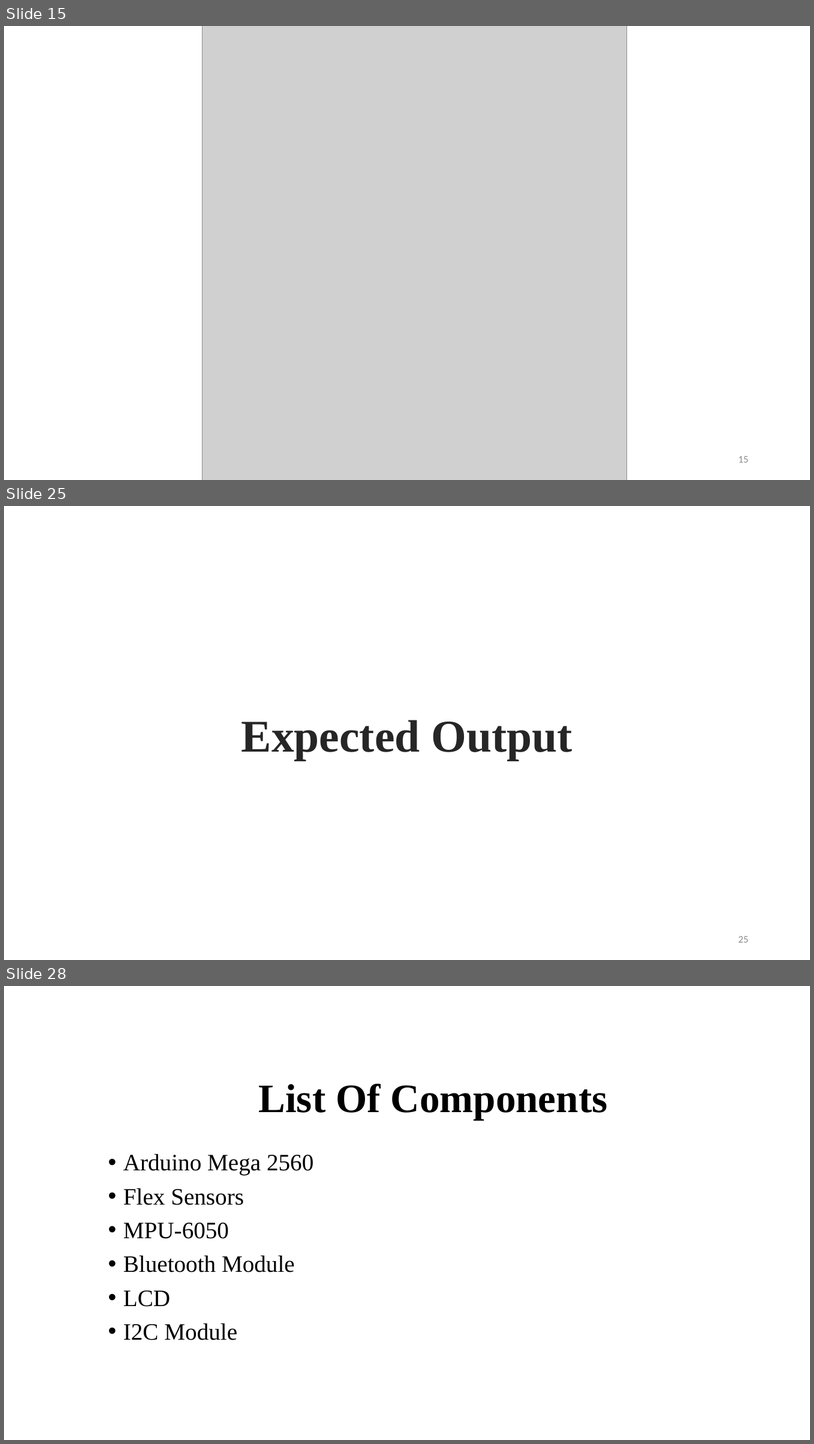
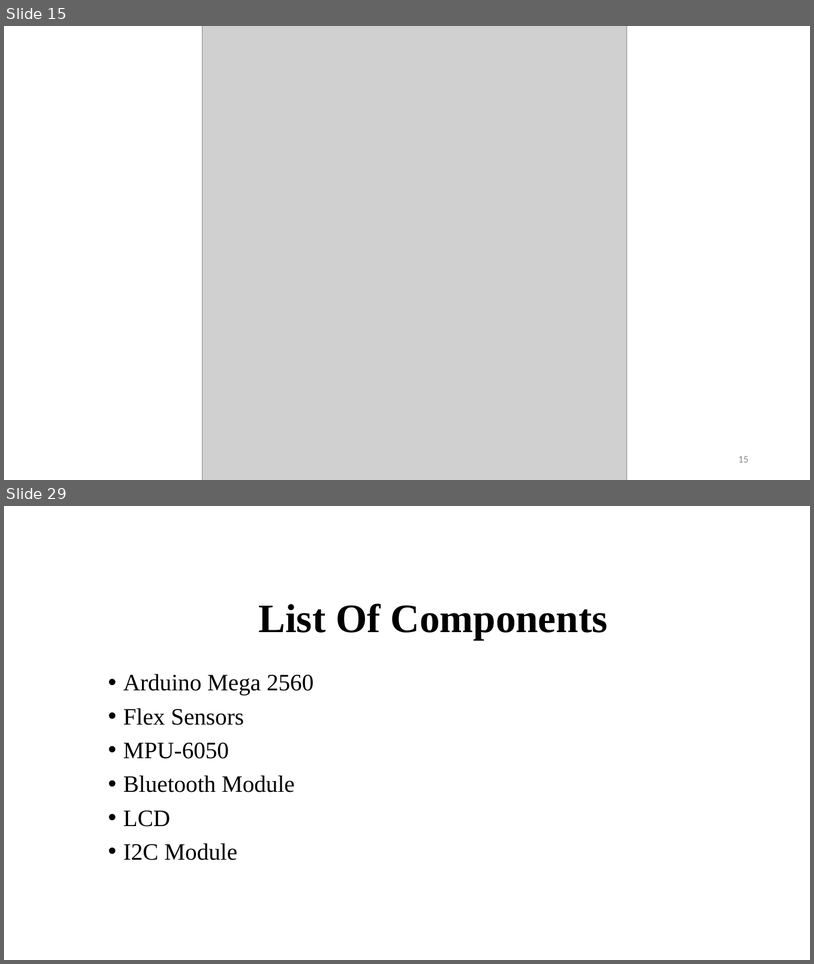
Before and after one commit to BipinGodar/ProjectReport, a slide deck: Smart Gloves using Flex Sensor.pptx. Shown one above the other, each under a label of ours: slides 15, 25 and 28 before the commit, slides 15 and 29 after it; the slides between them are not shown. The pictures are 814x1444 and 814x964 pixels, drawn with LibreOffice and Linux fonts; fonts in the diff are those of the drawing; grey boxes stand for pictures. Boxes give left, top, right and bottom in pixels: in the first picture for what was removed or moved away, otherwise in the second. Text is boxed around its words. In the diff, an @@ line names an element or a change of style, - is before the commit and + after.

```diff
--- a/Smart Gloves using Flex Sensor.pptx
+++ b/Smart Gloves using Flex Sensor.pptx
@@ slide 25 removed at box(4, 506, 810, 960), background #FFFFFF @@
@@ title removed at box(242, 720, 573, 760) @@
-Expected Output
@@ page number removed at box(738, 936, 749, 942) @@
-25
@@ what was slide 28 is now slide 29 @@
```
Also in this commit, not shown: 9 slides changed, 4 slides added, 2 other slides removed, 3 other files.
